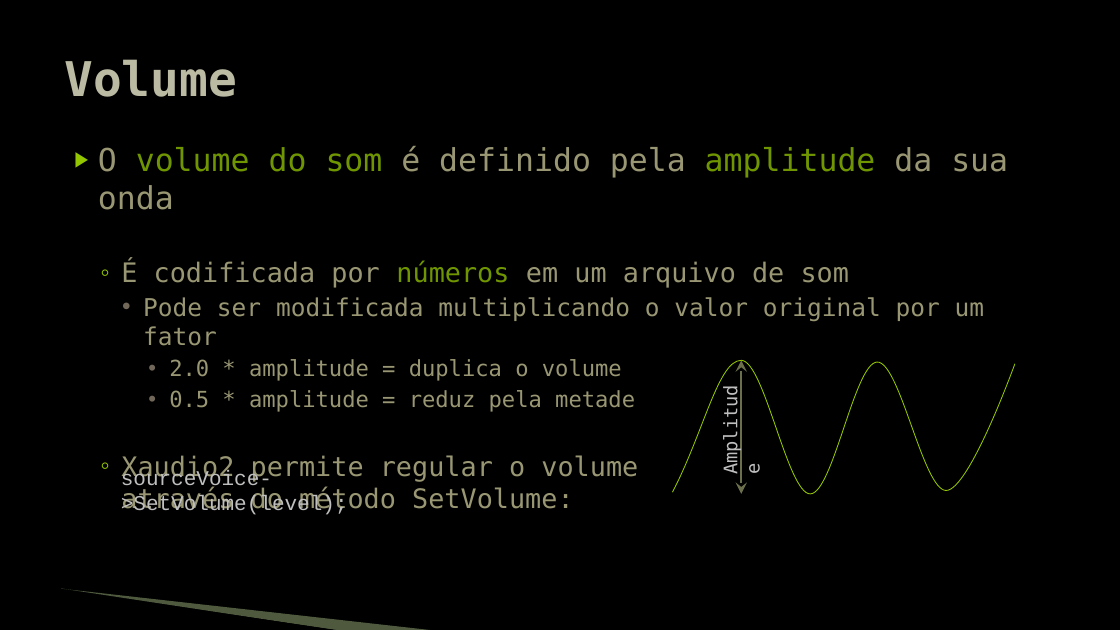
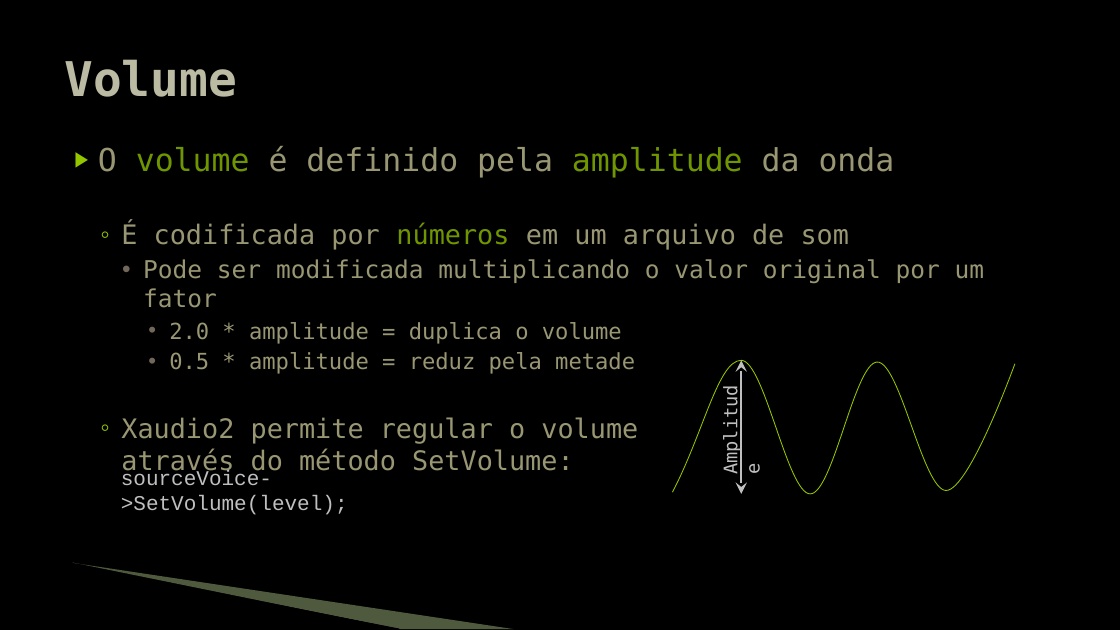
Before and after one commit to JudsonSS/Jogos, a slide deck: slide 9 of Slides/16. Controle do Áudio.pptx. Drawn at 1120x630 pixels with LibreOffice and Linux fonts; fonts in the diff are those of the drawing; background and template pictures are left out. Boxes give left, top, right and bottom in pixels: in the first picture for what was removed or moved away, otherwise in the second. Text is boxed around its words. In the diff, an @@ line names an element or a change of style, - is before the commit and + after.

```diff
--- a/Slides/16. Controle do Áudio.pptx
+++ b/Slides/16. Controle do Áudio.pptx
@@ text at [98, 146, 895, 178]: text changed @@
-▶ O volume do som é definido pela amplitude da sua onda
+▶ O volume é definido pela amplitude da onda
@@ double arrow (742, 494) - (742, 360): stroke #6C6F4C 1.75 pt to #BFBFBF 1.75 pt @@
@@ freeform shape: place and size @@
-freeform shape at [60, 590, 340, 630]
+freeform shape at [71, 565, 400, 629]
@@ freeform shape: place and size @@
-freeform shape at [61, 589, 437, 630]
+freeform shape at [73, 563, 514, 629]
```
Also in this commit, not shown: 11 other slides changed, 1 other file.
